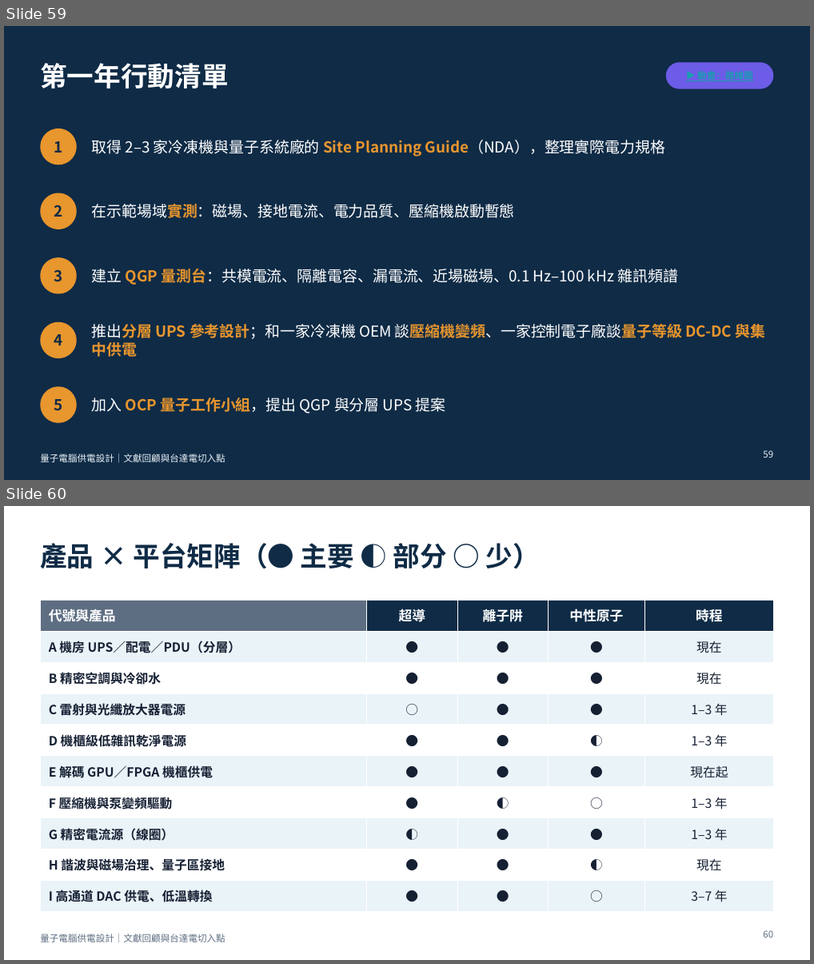
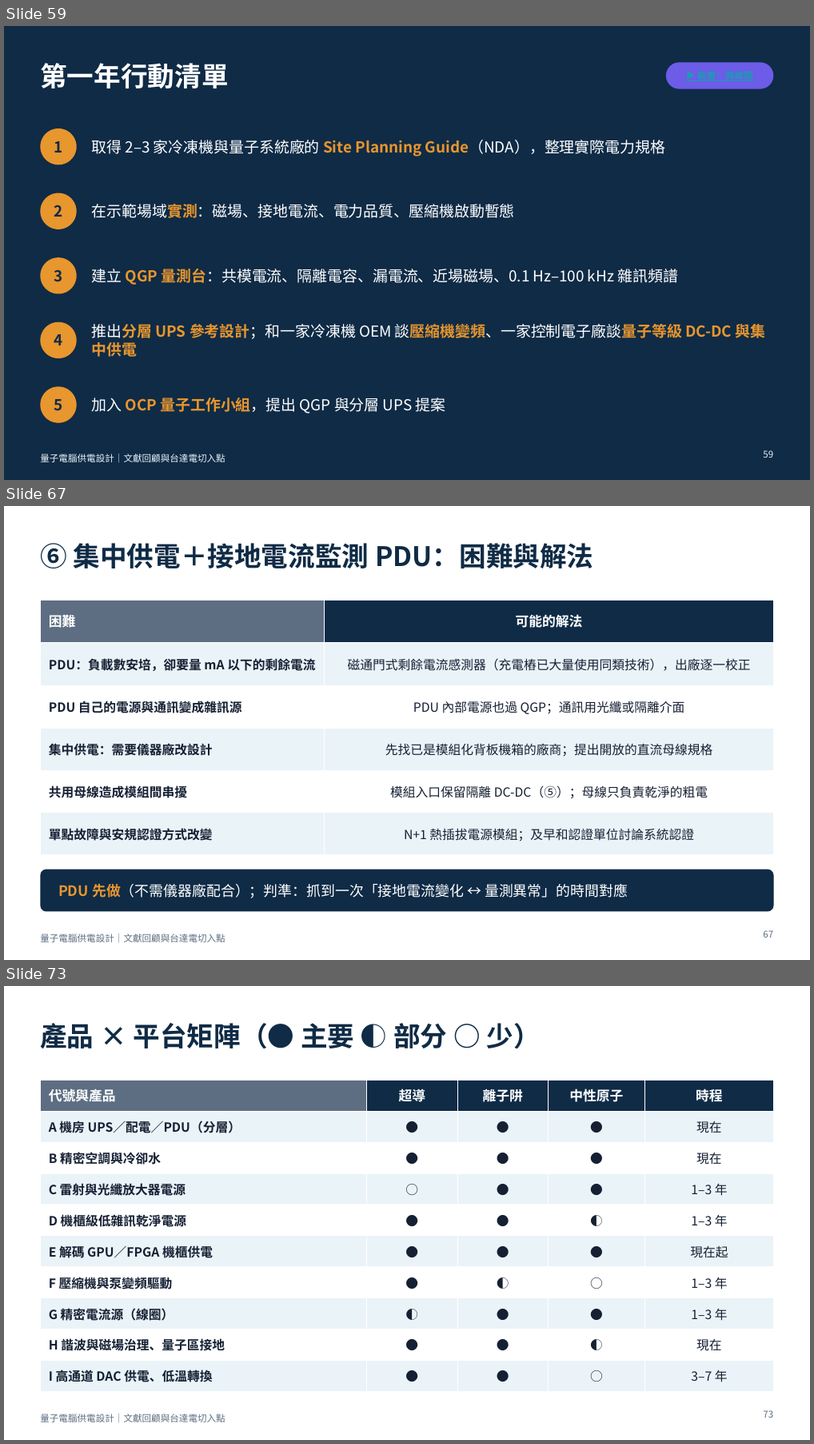
Before and after one commit to pcpcchen-coder/QuantumComputing, a slide deck: slides/output/qc-power-supply-delta.pptx. Shown one above the other, each under a label of ours: slides 59 and 60 before the commit, slides 59, 67 and 73 after it; the slides between them are not shown. The pictures are 814x964 and 814x1444 pixels, drawn with LibreOffice and Linux fonts; fonts in the diff are those of the drawing. Boxes give left, top, right and bottom in pixels: in the first picture for what was removed or moved away, otherwise in the second. Text is boxed around its words. In the diff, an @@ line names an element or a change of style, - is before the commit and + after.

```diff
--- a/slides/output/qc-power-supply-delta.pptx
+++ b/slides/output/qc-power-supply-delta.pptx
@@ slide 67 added at (x1=4, y1=506, x2=810, y2=960), background #FFFFFF; not listed: 1 template element that a slide beside it also shows @@
@@ title added at (x1=40, y1=543, x2=594, y2=568), 32 pt, text #0F2B46, bold @@
+⑥ 集中供電＋接地電流監測 PDU：困難與解法
@@ table added at (x1=40, y1=600, x2=774, y2=844), 6 rows, 2 columns @@
+困難 | 可能的解法
+PDU：負載數安培，卻要量 mA 以下的剩餘電流 | 磁通門式剩餘電流感測器（充電樁已大量使用同類技術），出廠逐一校正
+PDU 自己的電源與通訊變成雜訊源 | PDU 內部電源也過 QGP；通訊用光纖或隔離介面
+集中供電：需要儀器廠改設計 | 先找已是模組化背板機箱的廠商；提出開放的直流母線規格
+共用母線造成模組間串擾 | 模組入口保留隔離 DC-DC（⑤）；母線只負責乾淨的粗電
+單點故障與安規認證方式改變 | N+1 熱插拔電源模組；及早和認證單位討論系統認證
@@ rounded rectangle added at (x1=40, y1=869, x2=774, y2=912), fill #0F2B46 @@
@@ text added at (x1=58, y1=884, x2=628, y2=898), 17 pt, text #FFFFFF @@
+PDU 先做（不需儀器廠配合）；判準：抓到一次「接地電流變化 ↔ 量測異常」的時間對應
@@ page number added at (x1=763, y1=930, x2=774, y2=937), 11 pt, text #5E6E82 @@
+67
@@ what was slide 60 is now slide 73 @@
@@ page number at (x1=763, y1=1410, x2=774, y2=1417): text changed @@
-60
+73
```
Also in this commit, not shown: 12 other slides added, 5 other files.
